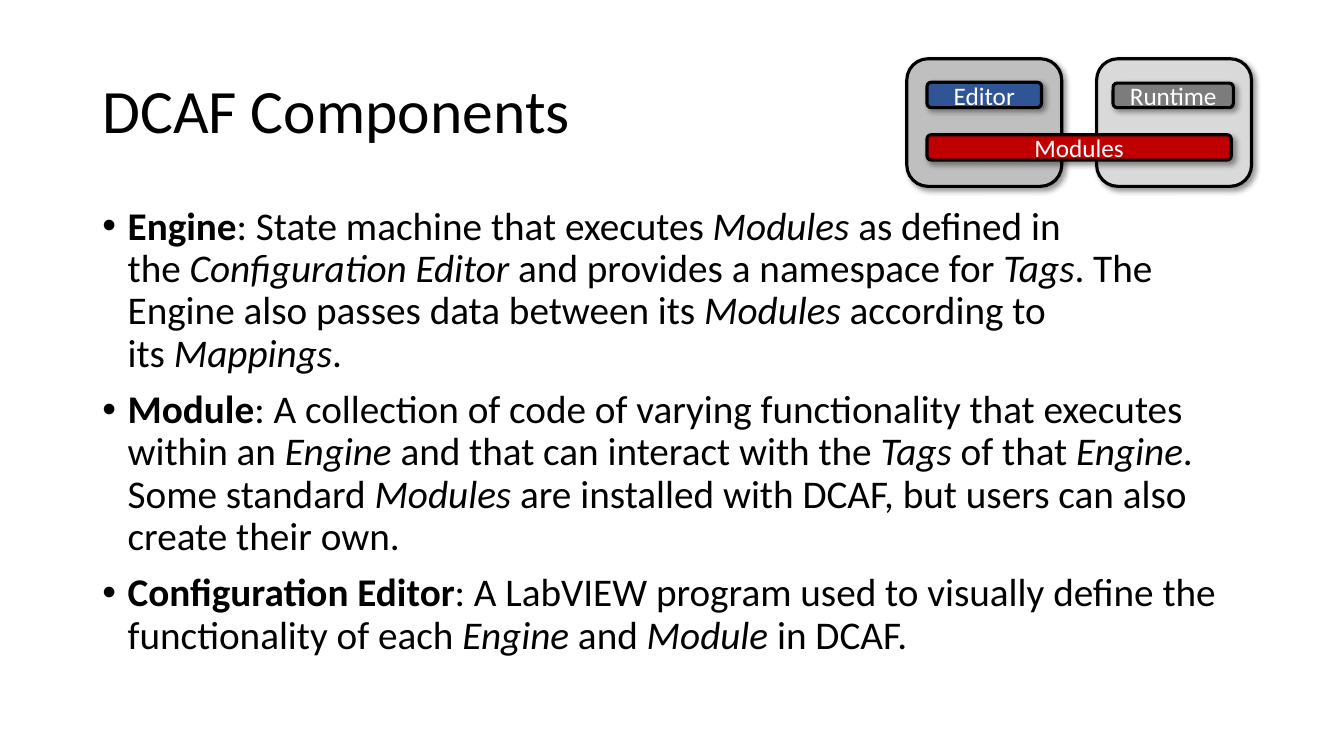
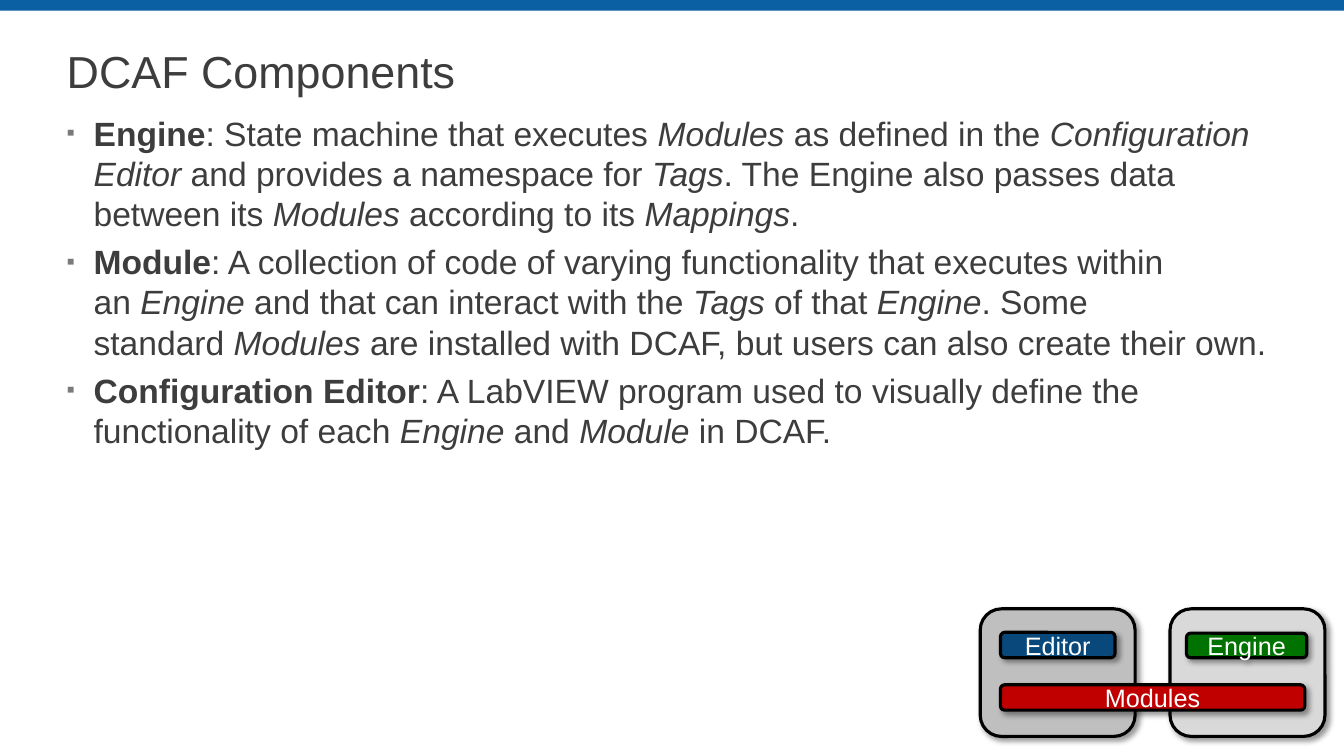
Before and after one commit to LabVIEW-DCAF/Documentation, a slide deck: slide 10 of Trunk/Getting Started Material/DCAF Training/1 Introduction to DCAF.pptx. Drawn at 1344x756 pixels with LibreOffice and Linux fonts; fonts in the diff are those of the drawing; background and template pictures are left out. Boxes give left, top, right and bottom in pixels: in the first picture for what was removed or moved away, otherwise in the second. Text is boxed around its words. In the diff, an @@ line names an element or a change of style, - is before the commit and + after.

```diff
--- a/Trunk/Getting Started Material/DCAF Training/1 Introduction to DCAF.pptx
+++ b/Trunk/Getting Started Material/DCAF Training/1 Introduction to DCAF.pptx
@@ rectangle added at (0, 0, 1344, 11), fill #0A60A3 @@
@@ title "DCAF Components": place and size @@
-title "DCAF Components" at (102, 93, 570, 143)
+title "DCAF Components" at (67, 56, 455, 97)
@@ title "DCAF Components" at (67, 56, 455, 97): size 44 to 32 pt, font Calibri to Arial, text colour #000000 to #3D3D3D @@
@@ rounded rectangle removed at (1113, 83, 1233, 107) @@
-Runtime
@@ text "Engine: State machine that executes ...": place and size @@
-text "Engine: State machine that executes ..." at (128, 212, 1216, 656)
+text "Engine: State machine that executes ..." at (94, 121, 1266, 450)
@@ text "Engine: State machine that executes ..." at (94, 121, 1266, 450): size 28 to 24 pt, font Calibri to Arial, text colour #000000 to #3D3D3D; bullet • to ▪; line spacing 0.9 to 1; less space between paragraphs @@
@@ 4 rounded rectangles: place and size @@
-4 rounded rectangles at (907, 58, 1252, 187)
+4 rounded rectangles at (980, 609, 1326, 737)
@@ rounded rectangle "Editor" at (1001, 632, 1116, 657): font Calibri to Arial; fill #2F5597 to #08487A @@
@@ rounded rectangle added at (1187, 633, 1307, 657), fill #007200, outline #000000 2.25 pt, 18 pt, text #FFFFFF @@
+Engine
@@ rounded rectangle "Modules" at (1001, 685, 1306, 710): font Calibri to Arial @@
```
Also in this commit, not shown: 27 other slides changed, 1 slide removed, 2 other files.
